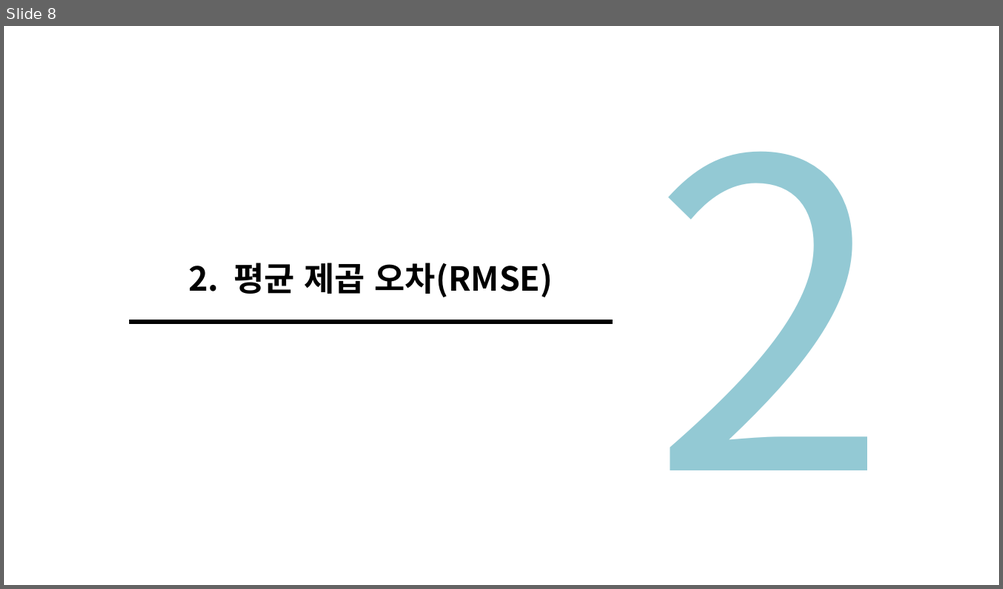
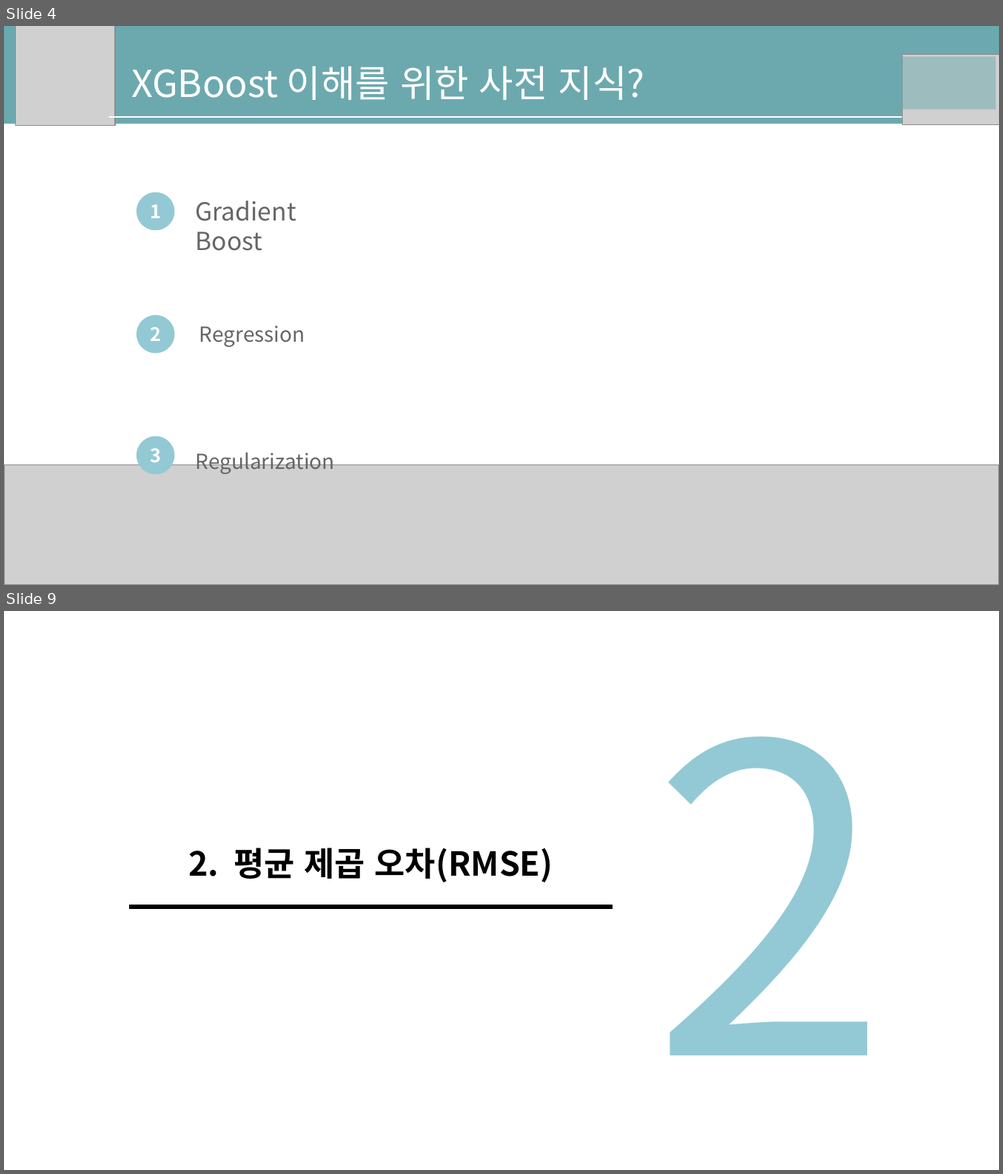
Before and after one commit to nqwrt/ai_doucument, a slide deck: AI-너를 사랑한-XG부스트.pptx. Shown one above the other, each under a label of ours: slide 8 before the commit, slides 4 and 9 after it; the slides between them are not shown. The pictures are 1003x589 and 1003x1174 pixels, drawn with LibreOffice and Linux fonts; fonts in the diff are those of the drawing; grey boxes stand for pictures; background and template pictures are left out. Boxes give left, top, right and bottom in pixels: in the first picture for what was removed or moved away, otherwise in the second. Text is boxed around its words. In the diff, an @@ line names an element or a change of style, - is before the commit and + after.

```diff
--- a/AI-너를 사랑한-XG부스트.pptx
+++ b/AI-너를 사랑한-XG부스트.pptx
@@ slide 4 added at bbox=[4, 26, 999, 585], background #FFFFFF @@
@@ rectangle added at bbox=[4, 26, 999, 124], fill #6CA9AE @@
@@ picture added at bbox=[15, 26, 115, 125] @@
@@ text added at bbox=[131, 66, 645, 100], 36 pt, text #FFFFFF @@
+XGBoost 이해를 위한 사전 지식?
@@ rectangle added at bbox=[899, 56, 996, 110], fill #6CA9AE at 50% opacity @@
@@ picture added at bbox=[902, 54, 999, 124] @@
@@ line added from (109, 117) to (999, 117), #FFFFFF 1.25 pt @@
@@ ellipse added at bbox=[136, 192, 175, 230], fill #93C9D4, 18 pt, text #FFFFFF, bold @@
+1
@@ text added at bbox=[196, 201, 296, 251], 24 pt, text #666666 @@
+Gradient Boost
@@ ellipse added at bbox=[136, 315, 175, 354], fill #93C9D4, 18 pt, text #FFFFFF, bold @@
+2
@@ text added at bbox=[199, 326, 305, 347], 20 pt, text #666666 @@
+Regression
@@ ellipse added at bbox=[136, 437, 175, 474], fill #93C9D4, 18 pt, text #FFFFFF, bold @@
+3
@@ picture added at bbox=[4, 466, 999, 585] @@
@@ text added at bbox=[196, 449, 335, 474], 20 pt, text #666666 @@
+Regularization
@@ what was slide 8 is now slide 9 @@
```
Also in this commit, not shown: 2 slides changed, 5 other slides added, 5 slides removed.
